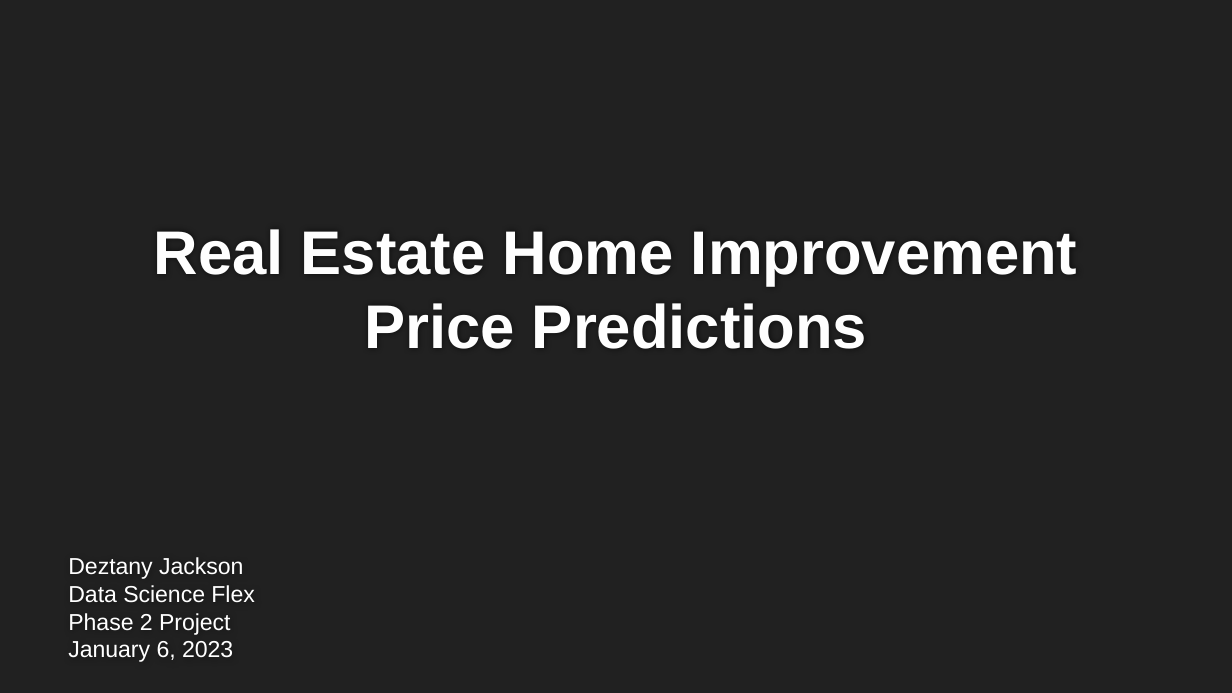
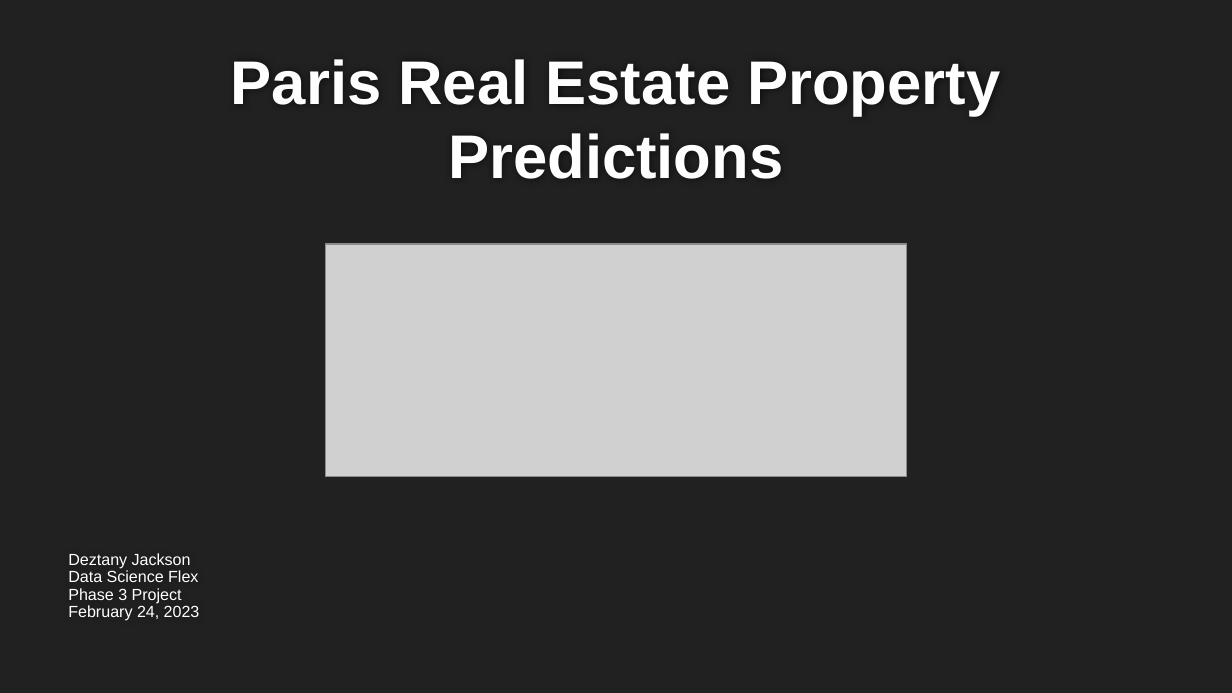
Before and after one commit to Dmvinedata/Paris_Housing_P3, a slide deck: slide 1 of Phase3_Project_Presentation_DJackson.pptx. Drawn at 1232x693 pixels with LibreOffice and Linux fonts; fonts in the diff are those of the drawing; grey boxes stand for pictures; background and template pictures are left out. Boxes give left, top, right and bottom in pixels: in the first picture for what was removed or moved away, otherwise in the second. Text is boxed around its words. In the diff, an @@ line names an element or a change of style, - is before the commit and + after.

```diff
--- a/Phase3_Project_Presentation_DJackson.pptx
+++ b/Phase3_Project_Presentation_DJackson.pptx
@@ title at [231,59,1000,179]: text changed @@
-Real Estate Home Improvement Price Predictions
+Paris Real Estate Property
+Predictions
@@ picture added at [325,244,907,477] @@
@@ subtitle at [68,553,198,582]: size 13.5 to 9.4 pt in "Deztany Jackson", "Data Science Flex"; line spacing 1 to 0.9 @@
@@ subtitle at [68,588,200,621]: text changed; size 13.5 to 9.4 pt @@
-Phase 2 Project
-January 6, 2023
+Phase 3 Project
+February 24, 2023
```
Also in this commit, not shown: 5 other slides changed, 6 slides added, 6 slides removed, 5 other files.
